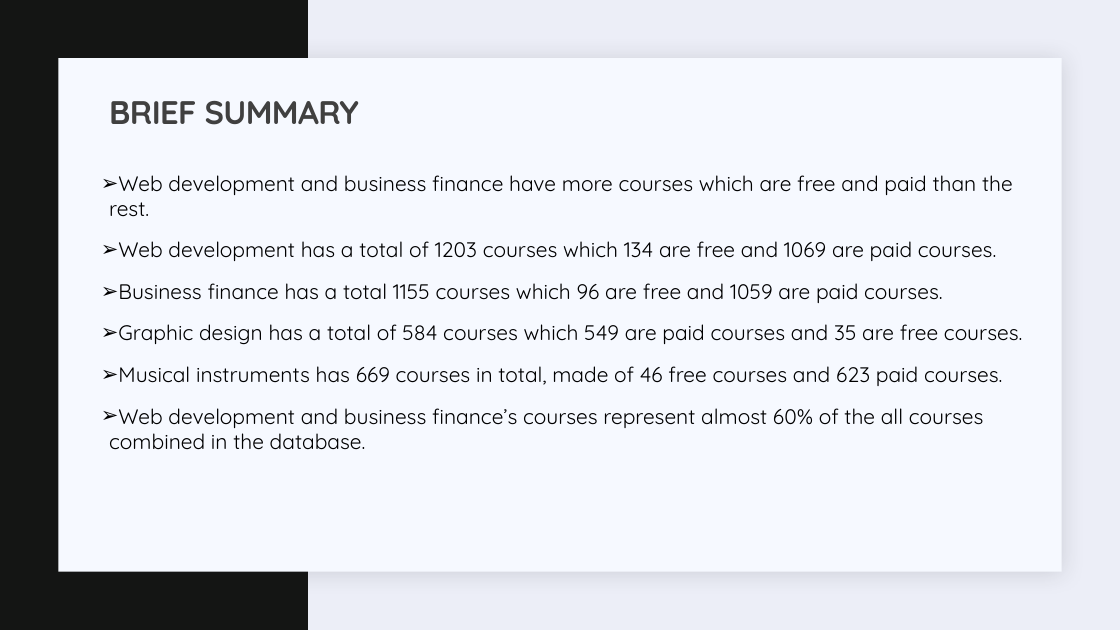
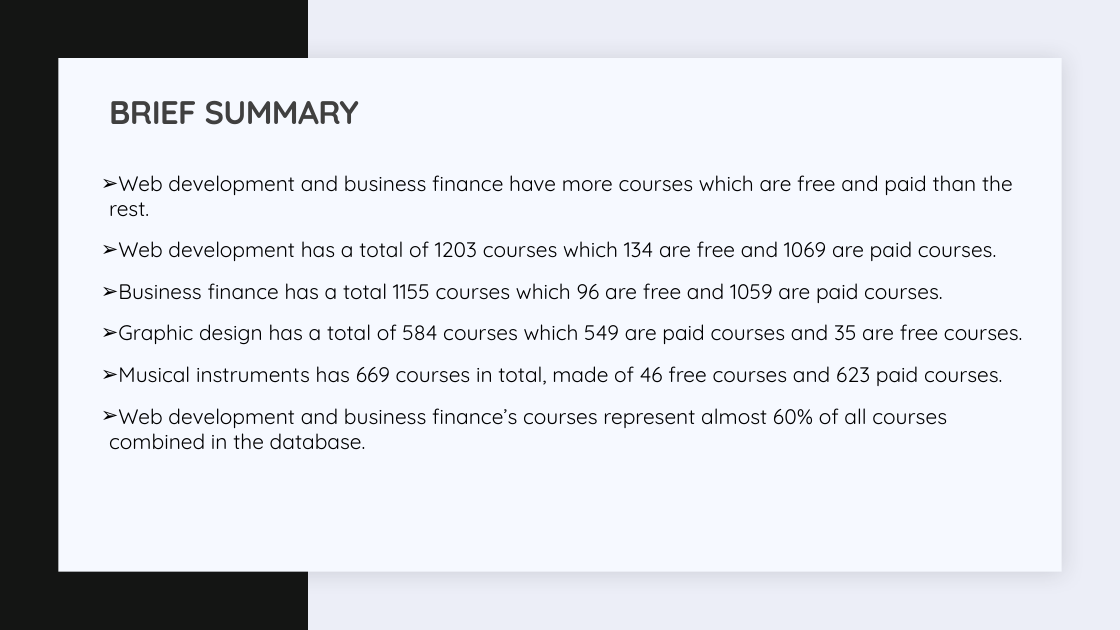
Before and after one commit to JEDDTT/Software-Projects, a slide deck: slide 14 of Data Analysis/DATA SCIENTIST SALARY.pptx. Drawn at 1120x630 pixels with LibreOffice and Linux fonts; fonts in the diff are those of the drawing. Boxes give left, top, right and bottom in pixels: in the first picture for what was removed or moved away, otherwise in the second. Text is boxed around its words. In the diff, an @@ line names an element or a change of style, - is before the commit and + after.

```diff
--- a/Data Analysis/DATA SCIENTIST SALARY.pptx
+++ b/Data Analysis/DATA SCIENTIST SALARY.pptx
@@ text at (109,408,947,450): text changed @@
-➢ Web development and business finance’s courses represent almost 60% of the all courses combined in the database.
+➢ Web development and business finance’s courses represent almost 60% of all courses combined in the database.
```
Also in this commit, not shown: 2 other slides changed, 3 other files.
